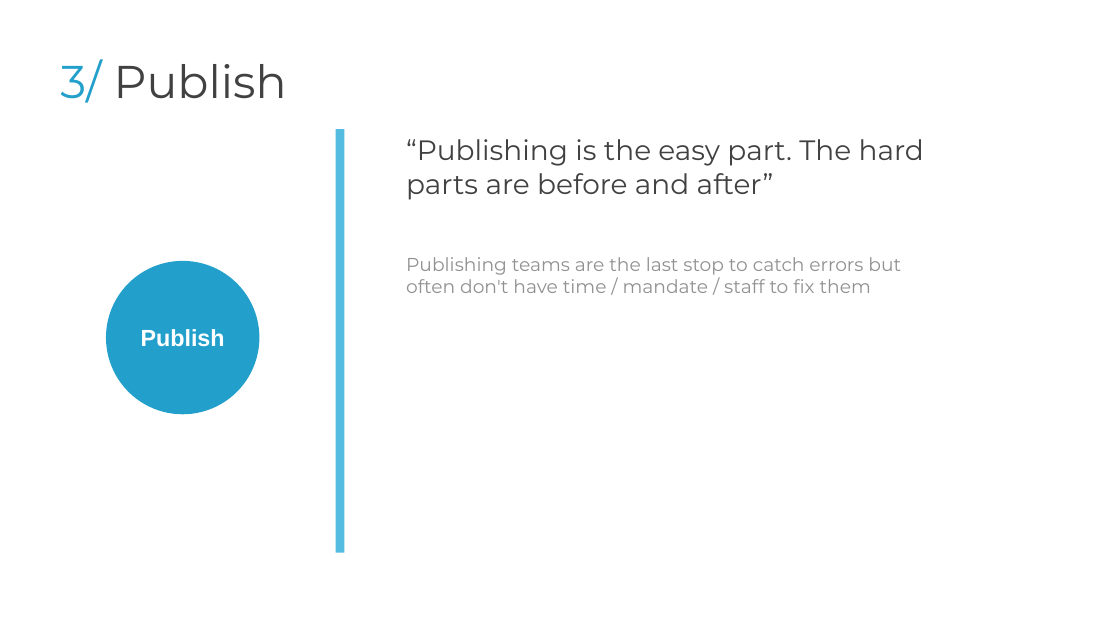
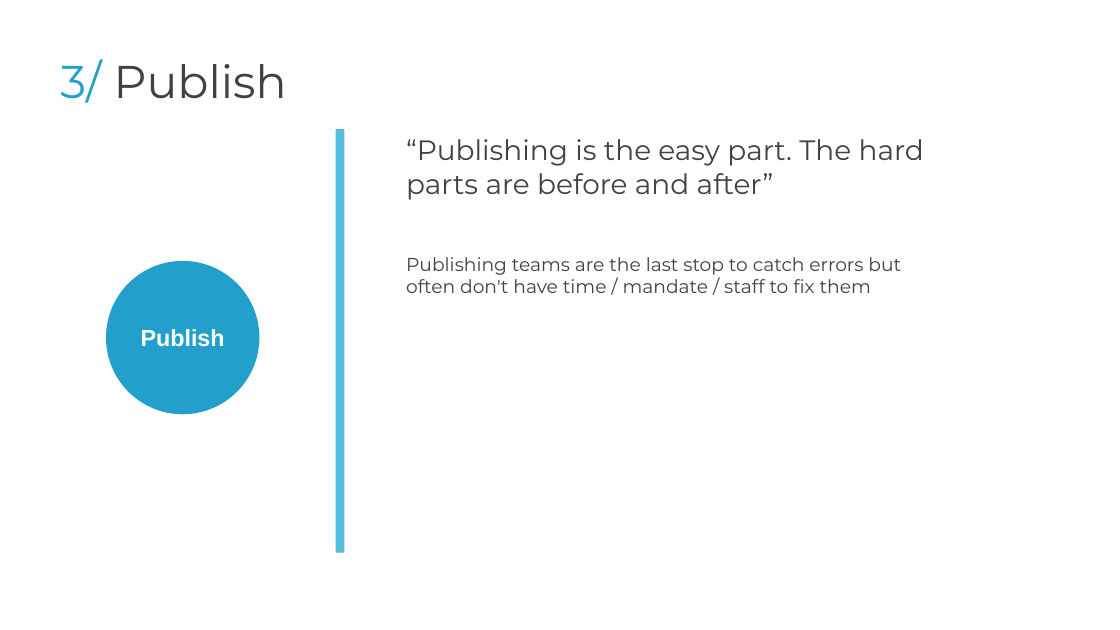
Before and after one commit to govau/service-manual, a slide deck: slide 8 of assets/files/governing-content/content-tasks-skills-workshop.pptx. Drawn at 1120x630 pixels with LibreOffice and Linux fonts; fonts in the diff are those of the drawing; background and template pictures are left out. Boxes give left, top, right and bottom in pixels: in the first picture for what was removed or moved away, otherwise in the second. Text is boxed around its words. In the diff, an @@ line names an element or a change of style, - is before the commit and + after.

```diff
--- a/assets/files/governing-content/content-tasks-skills-workshop.pptx
+++ b/assets/files/governing-content/content-tasks-skills-workshop.pptx
@@ text "Publishing teams are the last ..." at <box>406,257,901,293</box>: text colour #919191 to #414141 @@
```
Also in this commit, not shown: 6 other slides changed.
